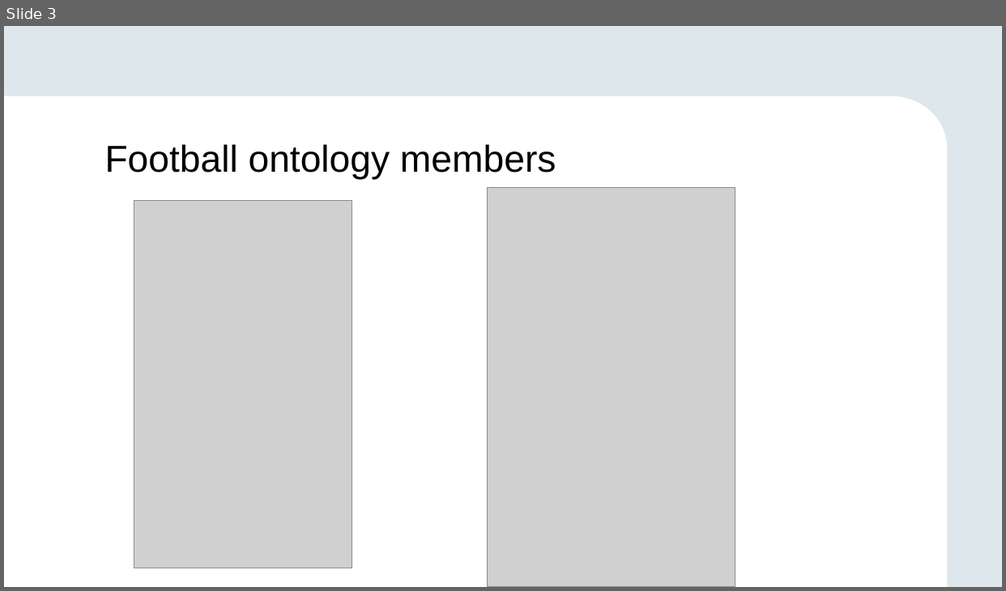
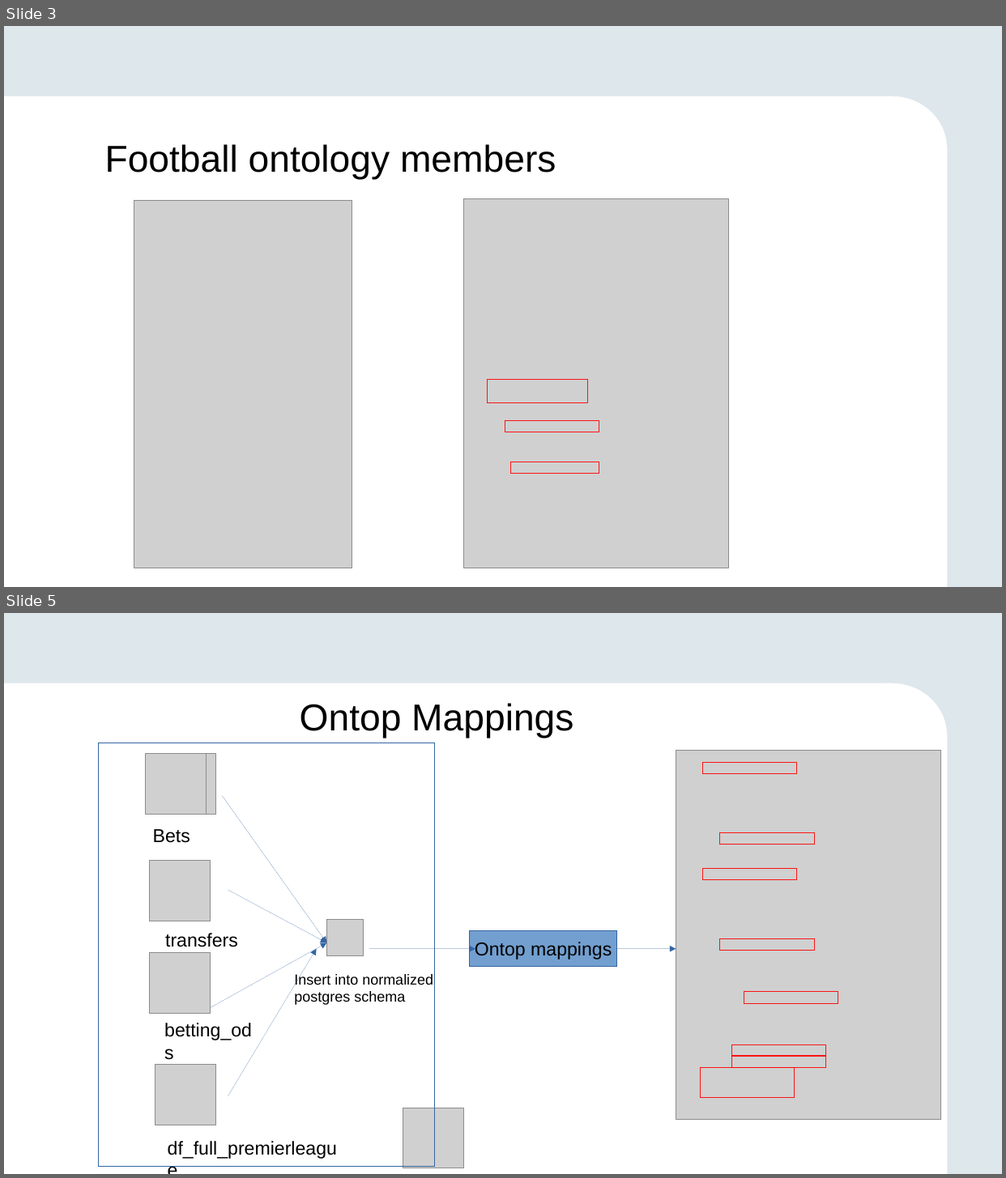
Before and after one commit to GreenfishK/SAIKS, a slide deck: Presentations/SAIKS Assignment final.pptx. Shown one above the other, each under a label of ours: slide 3 before the commit, slides 3 and 5 after it; the slides between them are not shown. The pictures are 1006x591 and 1006x1178 pixels, drawn with LibreOffice and Linux fonts; fonts in the diff are those of the drawing; grey boxes stand for pictures; background and template pictures are left out. Boxes give left, top, right and bottom in pixels: in the first picture for what was removed or moved away, otherwise in the second. Text is boxed around its words. In the diff, an @@ line names an element or a change of style, - is before the commit and + after.

```diff
--- a/Presentations/SAIKS Assignment final.pptx
+++ b/Presentations/SAIKS Assignment final.pptx
@@ slide 5 added at (x1=4, y1=613, x2=1002, y2=1174), background #DEE7EC; not listed: 3 template elements that a slide beside it also shows @@
@@ text added at (x1=300, y1=703, x2=573, y2=738), 36 pt, text #000000 @@
+Ontop Mappings
@@ rectangle added at (x1=98, y1=743, x2=434, y2=1167), outline #3465A4 0.75 pt @@
@@ picture added at (x1=146, y1=754, x2=206, y2=815) @@
@@ picture added at (x1=155, y1=754, x2=216, y2=815) @@
@@ picture added at (x1=676, y1=751, x2=941, y2=1121) @@
@@ rectangle added at (x1=702, y1=762, x2=797, y2=774), outline #FF0000 0.75 pt @@
@@ arrow added from (222, 796) to (326, 943), #3465A4 0.75 pt @@
@@ text added at (x1=153, y1=829, x2=190, y2=843), 18 pt, text #000000 @@
+Bets
@@ rectangle added at (x1=720, y1=833, x2=815, y2=845), outline #FF0000 0.75 pt @@
@@ picture added at (x1=149, y1=861, x2=210, y2=922) @@
@@ rectangle added at (x1=702, y1=868, x2=797, y2=880), outline #FF0000 0.75 pt @@
@@ arrow added from (228, 890) to (326, 943), #3465A4 0.75 pt @@
@@ picture added at (x1=326, y1=919, x2=364, y2=956) @@
@@ text added at (x1=165, y1=933, x2=238, y2=948), 18 pt, text #000000 @@
+transfers
@@ arrow added from (211, 1008) to (326, 943), #3465A4 0.75 pt @@
@@ arrow added from (228, 1097) to (316, 949), #3465A4 0.75 pt @@
@@ arrow added from (369, 949) to (475, 949), #3465A4 0.75 pt @@
@@ rectangle added at (x1=470, y1=931, x2=617, y2=966), fill #729FCF, outline #3465A4 0.75 pt, 18 pt, text #000000 @@
+Ontop mappings
@@ arrow added from (617, 949) to (676, 949), #3465A4 0.75 pt @@
@@ rectangle added at (x1=720, y1=939, x2=815, y2=952), outline #FF0000 0.75 pt @@
@@ picture added at (x1=149, y1=953, x2=210, y2=1013) @@
@@ text added at (x1=294, y1=973, x2=433, y2=1005), 14 pt, text #000000 @@
+Insert into normalized
+postgres schema
@@ rectangle added at (x1=744, y1=992, x2=838, y2=1003), outline #FF0000 0.75 pt @@
@@ text added at (x1=164, y1=1023, x2=252, y2=1041), 18 pt, text #000000 @@
+betting_ods
@@ rectangle added at (x1=731, y1=1045, x2=826, y2=1057), outline #FF0000 0.75 pt @@
@@ picture added at (x1=155, y1=1065, x2=216, y2=1126) @@
@@ rectangle added at (x1=701, y1=1068, x2=795, y2=1098), outline #FF0000 0.75 pt @@
@@ rectangle added at (x1=731, y1=1056, x2=826, y2=1068), outline #FF0000 0.75 pt @@
@@ picture added at (x1=404, y1=1108, x2=464, y2=1169) @@
@@ text added at (x1=168, y1=1141, x2=337, y2=1159), 18 pt, text #000000 @@
+df_full_premierleague
@@ slide 3 changed as well @@
@@ picture resized from (x1=488, y1=188, x2=735, y2=587) to (x1=463, y1=199, x2=729, y2=569) @@
@@ rectangle added at (x1=488, y1=379, x2=588, y2=403), outline #FF0000 0.75 pt @@
@@ rectangle added at (x1=505, y1=421, x2=599, y2=433), outline #FF0000 0.75 pt @@
@@ rectangle added at (x1=511, y1=463, x2=599, y2=475), outline #FF0000 0.75 pt @@
```
Also in this commit, not shown: 1 other slide changed, 1 other slide added, 3 slides removed.
